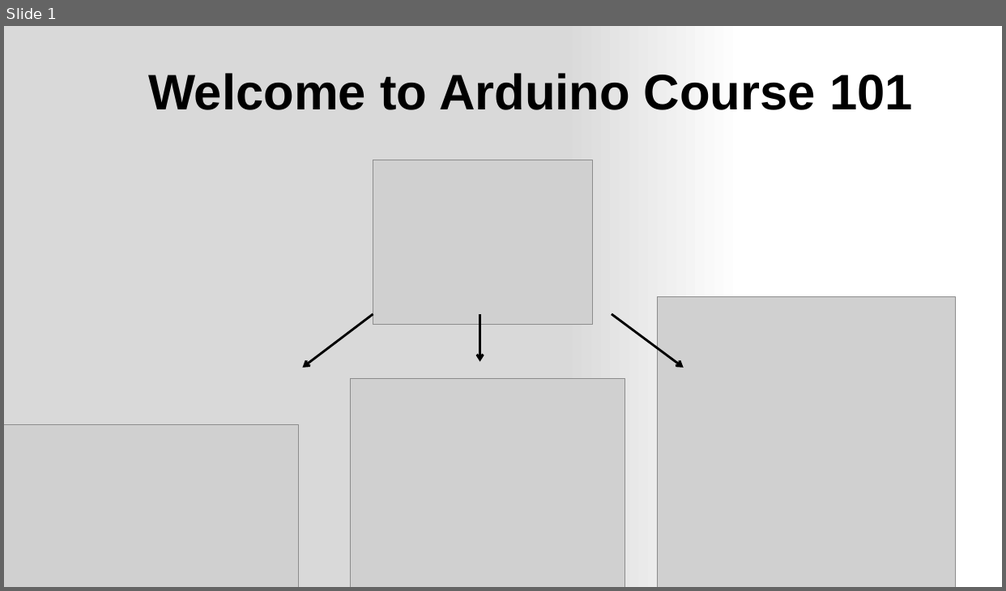
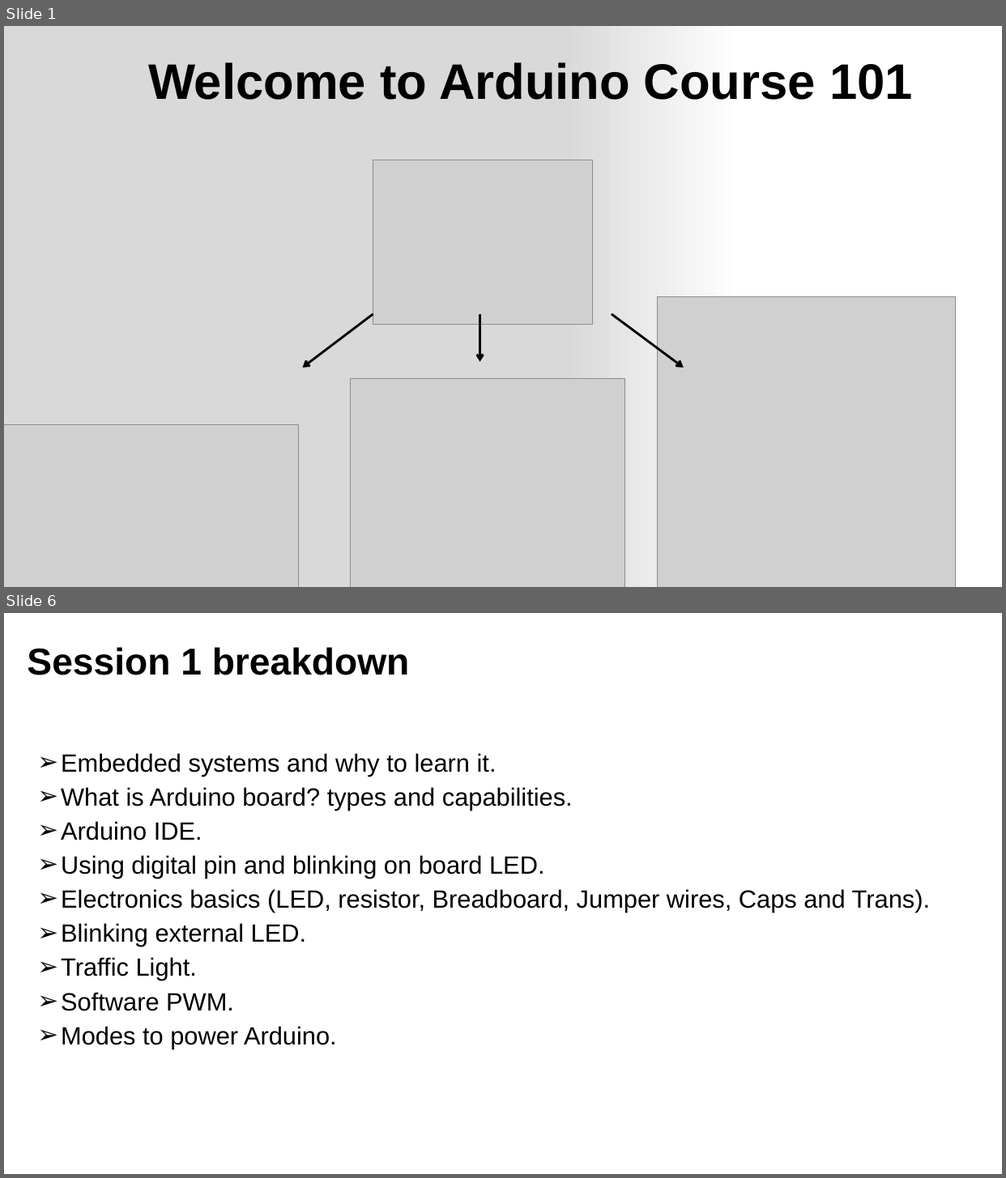
Before and after one commit to ShreimHossein/ArduinoCourse, a slide deck: course.pptx. Shown one above the other, each under a label of ours: slide 1 before the commit, slides 1 and 6 after it; the slides between them are not shown. The pictures are 1006x591 and 1006x1178 pixels, drawn with LibreOffice and Linux fonts; fonts in the diff are those of the drawing; grey boxes stand for pictures. Boxes give left, top, right and bottom in pixels: in the first picture for what was removed or moved away, otherwise in the second. Text is boxed around its words. In the diff, an @@ line names an element or a change of style, - is before the commit and + after.

```diff
--- a/course.pptx
+++ b/course.pptx
@@ slide 6 added at (4,613,1002,1174), background #FFFFFF @@
@@ title added at (27,647,410,675), 36 pt, text #000000, bold @@
+Session 1 breakdown
@@ text added at (61,753,930,1049), 24 pt, text #000000 @@
+➢ Embedded systems and why to learn it.
+➢ What is Arduino board? types and capabilities.
+➢ Arduino IDE.
+➢ Using digital pin and blinking on board LED.
+➢ Electronics basics (LED, resistor, Breadboard, Jumper wires, Caps and Trans).
+➢ Blinking external LED.
+➢ Traffic Light.
+➢ Software PWM.
+➢ Modes to power Arduino.
@@ slide 1 changed as well @@
@@ text "Welcome to Arduino Course 101": place and size @@
-text "Welcome to Arduino Course 101" at (148,73,913,110)
+text "Welcome to Arduino Course 101" at (148,62,913,100)
```
Also in this commit, not shown: 1 other slide changed, 5 other slides added, 2 slides removed.
